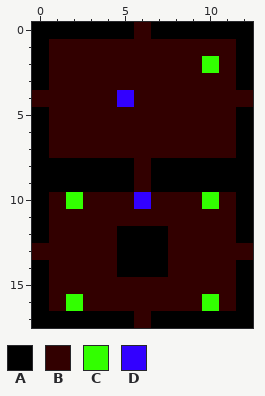
Two versions of one pixel-art sprite, RogueLike/graphics/rooms.png. The picture above was drawn from the file before the commit.
The file is 13x18 pixels.
Palette (. is transparent): A #000000  B #320000  C #32ff00  D #3200ff
Pixels before, first column x 0:
 0 AAAAAABAAAAAA
 1 ABBBBBBBBBBBA
 2 ABBBBBBBBBCBA
 3 ABBBBBBBBBBBA
 4 BBBBBDBBBBBBB
 5 ABBBBBBBBBBBA
 6 ABBBBBBBBBBBA
 7 ABBBBBBBBBBBA
 8 AAAAAABAAAAAA
 9 AAAAAABAAAAAA
10 ABCBBBDBBBCBA
11 ABBBBBBBBBBBA
12 ABBBBAAABBBBA
13 BBBBBAAABBBBB
14 ABBBBAAABBBBA
15 ABBBBBBBBBBBA
16 ABCBBBBBBBCBA
17 AAAAAABAAAAAA
The result:
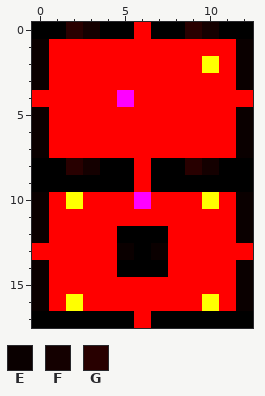
Colours new in this view: E #0a0000  F #140000  G #280000
Changes in this commit:
colour B: #320000 -> #ff0000
colour C: #32ff00 -> #ffff00
colour D: #3200ff -> #ff00ff
Changed rows in their new state; - is a pixel that keeps its letter.
first column x 0:
 0 --GF-----GF--
 1 E-----------E
 2 E-----------E
 3 E-----------E
 5 E-----------E
 6 E-----------E
 7 E-----------E
 8 --GF-----GF--
10 E-----------E
11 E-----------E
12 E-----------E
13 -----E-E-----
14 E-----------E
15 E-----------E
16 E-----------E
